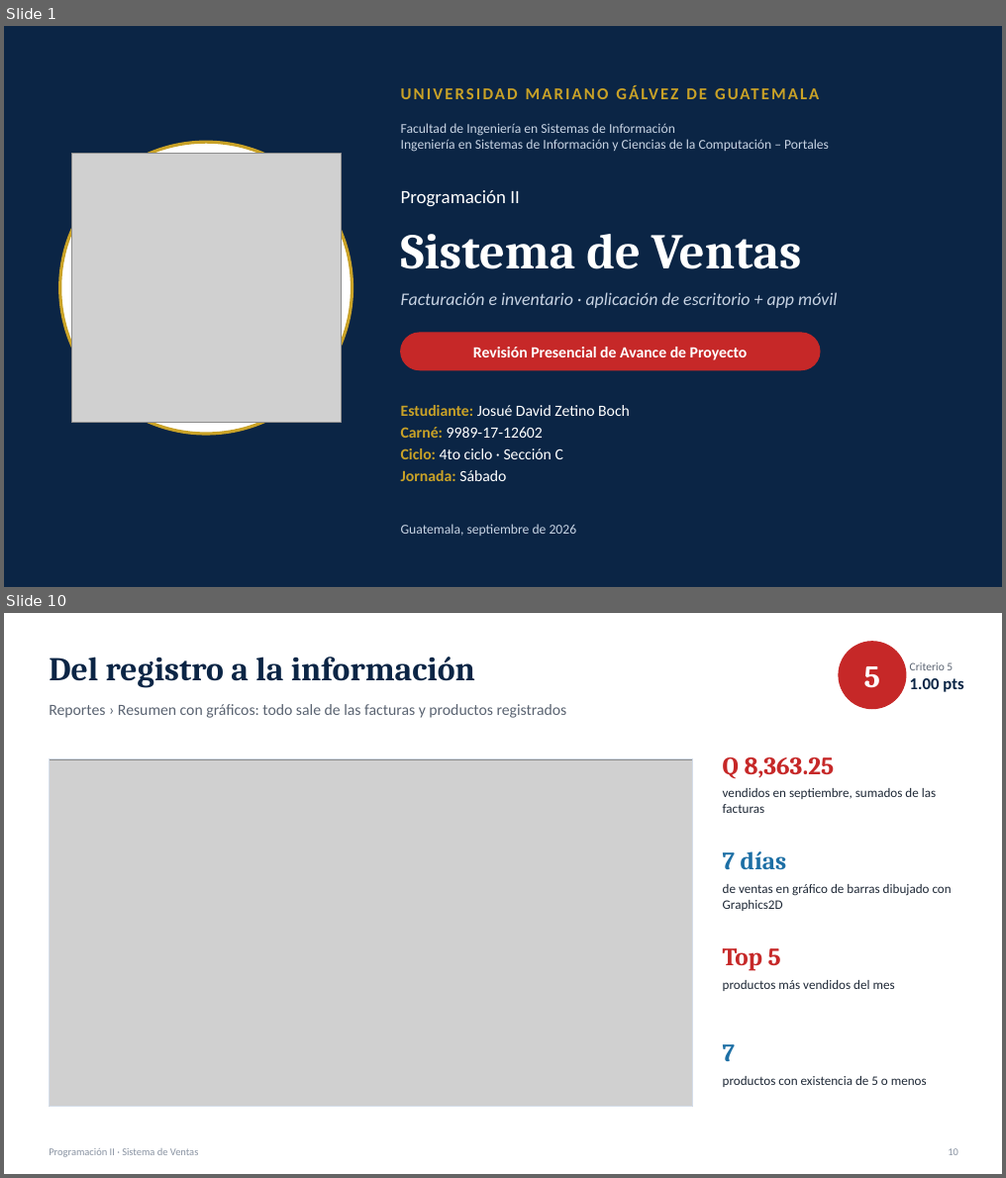
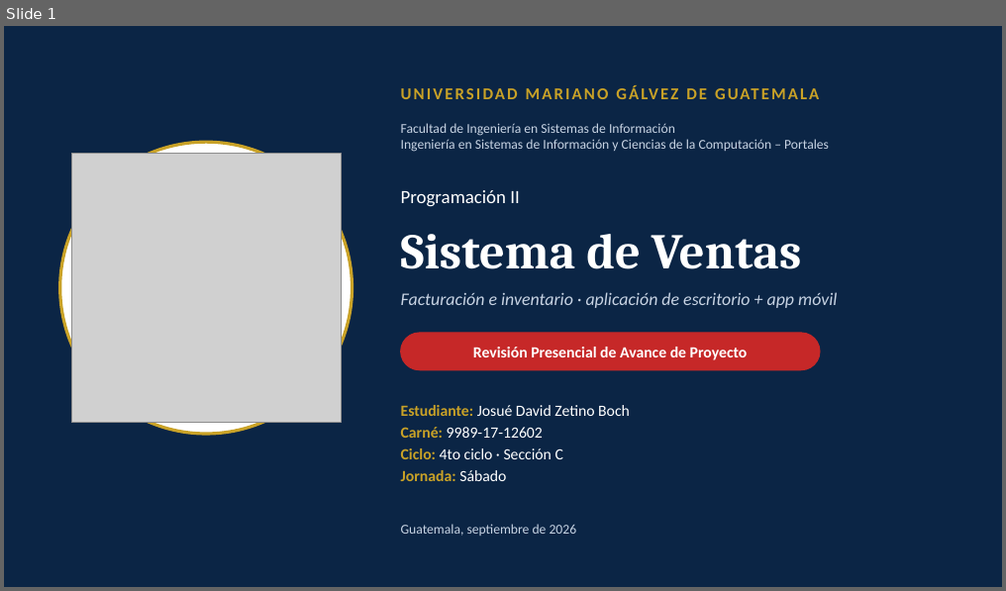
Before and after one commit to jzetinob/sistema-ventas, a slide deck: tareas/07-revision-avance-proyecto/presentacion-avance-sistema-ventas.pptx. Shown one above the other, each under a label of ours: slides 1 and 10 before the commit, slide 1 after it; the slides between them are not shown. The pictures are 1006x1178 and 1006x591 pixels, drawn with LibreOffice and Linux fonts; fonts in the diff are those of the drawing; grey boxes stand for pictures. Boxes give left, top, right and bottom in pixels: in the first picture for what was removed or moved away, otherwise in the second. Text is boxed around its words. In the diff, an @@ line names an element or a change of style, - is before the commit and + after.

```diff
--- a/tareas/07-revision-avance-proyecto/presentacion-avance-sistema-ventas.pptx
+++ b/tareas/07-revision-avance-proyecto/presentacion-avance-sistema-ventas.pptx
@@ slide 10 removed at [4,613,1002,1174], background #FFFFFF @@
@@ ellipse removed at [839,642,906,709] @@
@@ text removed at [49,657,475,688] @@
-Del registro a la información
@@ text removed at [864,666,880,688] @@
-5
@@ text removed at [910,663,963,692] @@
-Criterio 5
-1.00 pts
@@ text removed at [49,704,567,718] @@
-Reportes › Resumen con gráficos: todo sale de las facturas y productos registrados
@@ picture removed at [49,760,693,1106] @@
@@ rectangle removed at [49,760,693,1106] @@
@@ text removed at [723,758,835,779] @@
-Q 8,363.25
@@ text removed at [723,788,936,813] @@
-vendidos en septiembre, sumados de las facturas
@@ text removed at [723,852,787,870] @@
-7 días
@@ text removed at [723,884,951,911] @@
-de ventas en gráfico de barras dibujado con Graphics2D
@@ text removed at [723,949,781,971] @@
-Top 5
@@ text removed at [723,980,895,991] @@
-productos más vendidos del mes
@@ text removed at [723,1045,735,1061] @@
-7
@@ text removed at [723,1076,927,1087] @@
-productos con existencia de 5 o menos
@@ text removed at [49,1149,199,1157] @@
-Programación II · Sistema de Ventas
@@ text removed at [947,1149,958,1156] @@
-10
```
Also in this commit, not shown: 9 slides changed, 5 other slides removed, 2 other files.
